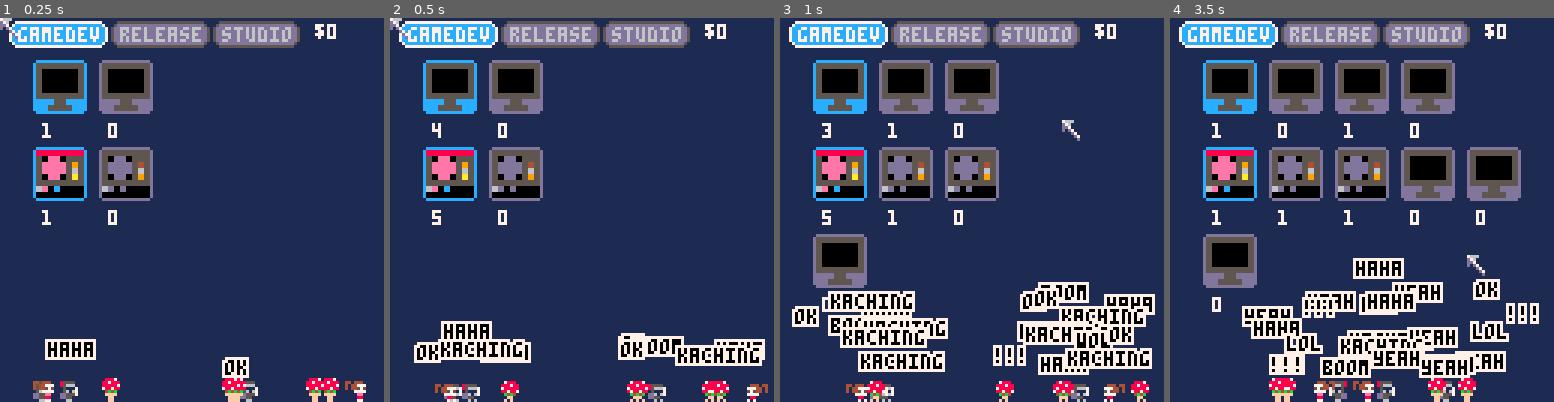
Above: before the commit, frames 1-4 (left to right).
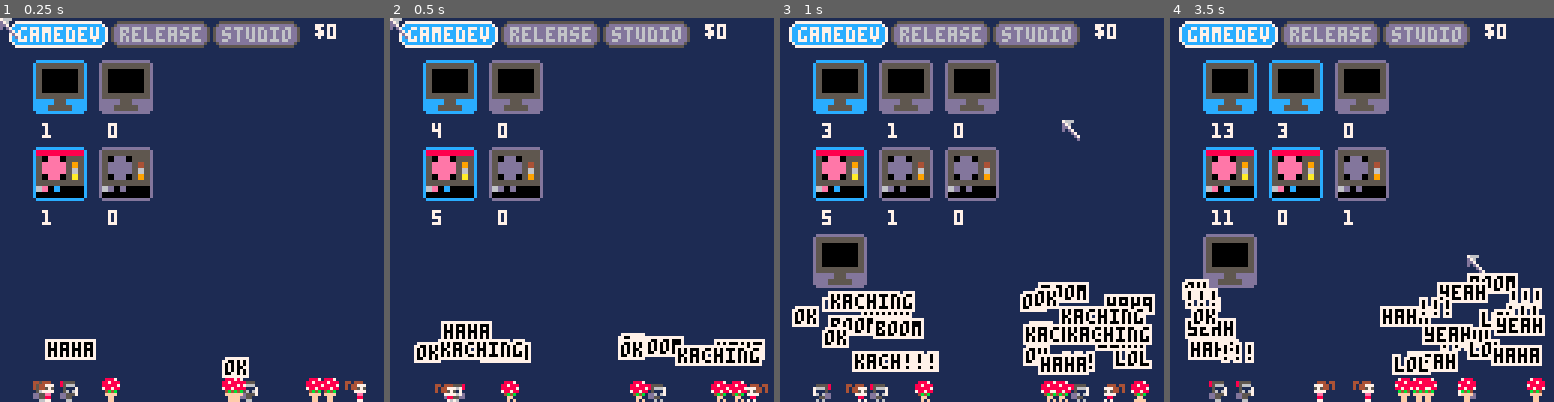
Above: after the commit, the same moments.

Repository: wesen/carts
Game: PICO-8 cartridge games/gamedevgame/gamedevgame.p8
Same seed, same stepped clock (60 frames per second), same inputs: the game is played once before the commit and once after it.
Inputs (mouse positions are in pixels of both pictures, inside the frame that each line leads up to):
- Up to frame 1 (0.25 s): no input
- Up to frame 2 (0.5 s): no input
- Up to frame 3 (1 s): click (1060, 121) at 0.67 s
- Up to frame 4 (3.5 s): click (1216, 267) at 1.22 s; click (1277, 114) at 1.77 s; click (1342, 259) at 2.32 s; click (1404, 106) at 2.87 s; click (1465, 256) at 3.42 s

Frame 1 is identical in both runs. In frame 2, 0.6% of the frame differs, in the area x 17-93%, y 94-100%; in frame 3, 5.2%; in frame 4, 25%, in the area x 3-98%, y 10-100%.

Commit message:
Add buttons to hire workers in studio tab

Diff:
--- a/games/gamedevgame/gamedevgame.p8
+++ b/games/gamedevgame/gamedevgame.p8
@@ -659,19 +659,42 @@
 function cls_tab:draw()
 end
 
-function cls_tab:update()
-end
-
 cls_money_tab=subclass(cls_tab,function(self,name)
  cls_tab._ctr(self,name)
 end)
 
 function cls_money_tab:draw()
- cls_tab.draw(self)
+ local x=15
+ local y=20
+ for i,k in pairs(glb_hire_workers) do
+  local w=82
+  local h=12
+  local is_mouse_over=glb_mouse_x>=x and glb_mouse_x<=x+w and glb_mouse_y>=y and glb_mouse_y<=y+h
+  if k:is_visible() then
+   if is_mouse_over then
+    if frame(12,2)==0 then
+     draw_rounded_rect2(x-1,y-1,w+2,5+2,13,13,7)
+    else
+     draw_rounded_rect2(x,y,w,5,13,13,7)
+    end
+    glb_dialogbox.visible=true
+    glb_dialogbox.text={{7,"hire a "..k.name}}
+    print(k.name,x+1,y,7)
+    if (glb_mouse_left_down) k:hire()
+   else
+    draw_rounded_rect2(x,y,w,5,glb_bg_col2,glb_bg_col2,7)
+    print(k.name,x+1,y,7)
+   end
+  else
+    draw_rounded_rect2(x,y,w,5,13,13,5)
+    print(k.name,x+1,y,6)
+  end
+  y+=h
+ end
 end
 
 tab_game=cls_tab.init("gamedev")
-tab_money=cls_tab.init("studio")
+tab_money=cls_money_tab.init("studio")
 tab_release=cls_tab.init("release")
 
 glb_resource_manager.tabs={tab_game,tab_release,tab_money}
@@ -968,7 +991,7 @@
 res_character=resource_cls.init("character",
  "characters",
  4,1,
- {animation=2,csharp_file=3},
+ {animation=2,csharp_file=2},
  4,
  -- spr
  16,
@@ -1059,7 +1082,7 @@
  tab_game
 )
 -- res_release.count=1
-res_release.created=true
+-- res_release.created=true
 
 -- release resources
 
@@ -1102,6 +1125,20 @@
  -- description
  "produce a twitch stream",
  "twitch stream recorded",
+ tab_release
+)
+
+res_gamer=resource_cls.init(
+ "gamer",
+ "gamers",
+ 0,1,
+ {tweet=5,youtube=5,twitch=5},
+ 3,
+ -- spr
+ 80,
+ -- description
+ "recruit a gamer",
+ "gamer recruited",
  tab_release
 )
 
@@ -1162,7 +1199,7 @@
   if v:are_dependencies_fulfilled() then
    local add_res=true
    for name,dep in pairs(v.dependencies) do
-    if glb_resource_manager.resources[name].count<max_requirements[name] then
+    if max_requirements[name]!=nil and glb_resource_manager.resources[name].count<max_requirements[name] then
      add_res=false
     end
    end
@@ -1170,7 +1207,7 @@
   end
  end
 
- if #potential_resources>0 then
+ if #potential_resources>0 and maybe(0.2) then
   res=rnd_elt(potential_resources)
  end
 
@@ -1188,7 +1225,7 @@
  cls_worker._ctr(self,duration)
  self.spr=64
  self.default_resource=res_loc
- self.auto_resources={res_func,res_csharp_file}
+ self.auto_resources={res_func,res_csharp_file,res_contract_work}
  self.tab=tab_game
 end)
 
@@ -1227,6 +1264,49 @@
  self.auto_resources={res_twitch}
  self.tab=tab_release
 end)
+
+cls_gamer=subclass(cls_worker,function(self,duration)
+ cls_worker._ctr(self,duration)
+ self.spr=80
+ self.auto_resources={}
+ self.tab=tab_release
+end)
+
+cls_hire_worker=class(function(self,name,cls,dependencies)
+ self.cls=cls
+ self.name=name
+ self.workers={}
+ self.dependencies=dependencies or {}
+end)
+
+function cls_hire_worker:hire()
+ self.cls.init(2+rnd(2))
+end
+
+function cls_hire_worker:is_visible()
+ for k,v in pairs(self.dependencies) do
+  local res=glb_resource_manager.resources[k]
+  if (not res.created or res.count<v) return false
+ end
+ return true
+end
+
+function cls_hire_worker:dismiss()
+ if #self.workers>0 then
+  local worker=self.workers[1]
+  del(self.workers,worker)
+  del(glb_resource_manager.workers,worker)
+ end
+end
+
+glb_hire_workers={
+ cls_hire_worker.init("coder",cls_coder),
+ cls_hire_worker.init("artist",cls_gfx_artist),
+ cls_hire_worker.init("game designer",cls_game_designer),
+ cls_hire_worker.init("social media manager",cls_tweeter,{release=0}),
+ cls_hire_worker.init("youtuber",cls_youtuber,{release=0}),
+ cls_hire_worker.init("twitcher",cls_twitcher,{release=0})
+}
 
 
 function _init()
--- a/games/gamedevgame/resources.lua
+++ b/games/gamedevgame/resources.lua
@@ -117,7 +117,7 @@
 res_character=resource_cls.init("character",
  "characters",
  4,1,
- {animation=2,csharp_file=3},
+ {animation=2,csharp_file=2},
  4,
  -- spr
  16,
@@ -208,7 +208,7 @@
  tab_game
 )
 -- res_release.count=1
-res_release.created=true
+-- res_release.created=true
 
 -- release resources
 
@@ -253,3 +253,17 @@
  "twitch stream recorded",
  tab_release
 )
+
+res_gamer=resource_cls.init(
+ "gamer",
+ "gamers",
+ 0,1,
+ {tweet=5,youtube=5,twitch=5},
+ 3,
+ -- spr
+ 80,
+ -- description
+ "recruit a gamer",
+ "gamer recruited",
+ tab_release
+)
--- a/games/gamedevgame/tab.lua
+++ b/games/gamedevgame/tab.lua
@@ -5,19 +5,42 @@
 function cls_tab:draw()
 end
 
-function cls_tab:update()
-end
-
 cls_money_tab=subclass(cls_tab,function(self,name)
  cls_tab._ctr(self,name)
 end)
 
 function cls_money_tab:draw()
- cls_tab.draw(self)
+ local x=15
+ local y=20
+ for i,k in pairs(glb_hire_workers) do
+  local w=82
+  local h=12
+  local is_mouse_over=glb_mouse_x>=x and glb_mouse_x<=x+w and glb_mouse_y>=y and glb_mouse_y<=y+h
+  if k:is_visible() then
+   if is_mouse_over then
+    if frame(12,2)==0 then
+     draw_rounded_rect2(x-1,y-1,w+2,5+2,13,13,7)
+    else
+     draw_rounded_rect2(x,y,w,5,13,13,7)
+    end
+    glb_dialogbox.visible=true
+    glb_dialogbox.text={{7,"hire a "..k.name}}
+    print(k.name,x+1,y,7)
+    if (glb_mouse_left_down) k:hire()
+   else
+    draw_rounded_rect2(x,y,w,5,glb_bg_col2,glb_bg_col2,7)
+    print(k.name,x+1,y,7)
+   end
+  else
+    draw_rounded_rect2(x,y,w,5,13,13,5)
+    print(k.name,x+1,y,6)
+  end
+  y+=h
+ end
 end
 
 tab_game=cls_tab.init("gamedev")
-tab_money=cls_tab.init("studio")
+tab_money=cls_money_tab.init("studio")
 tab_release=cls_tab.init("release")
 
 glb_resource_manager.tabs={tab_game,tab_release,tab_money}
--- a/games/gamedevgame/worker.lua
+++ b/games/gamedevgame/worker.lua
@@ -55,7 +55,7 @@
   if v:are_dependencies_fulfilled() then
    local add_res=true
    for name,dep in pairs(v.dependencies) do
-    if glb_resource_manager.resources[name].count<max_requirements[name] then
+    if max_requirements[name]!=nil and glb_resource_manager.resources[name].count<max_requirements[name] then
      add_res=false
     end
    end
@@ -63,7 +63,7 @@
   end
  end
 
- if #potential_resources>0 then
+ if #potential_resources>0 and maybe(0.2) then
   res=rnd_elt(potential_resources)
  end
 
@@ -81,7 +81,7 @@
  cls_worker._ctr(self,duration)
  self.spr=64
  self.default_resource=res_loc
- self.auto_resources={res_func,res_csharp_file}
+ self.auto_resources={res_func,res_csharp_file,res_contract_work}
  self.tab=tab_game
 end)
 
@@ -120,3 +120,46 @@
  self.auto_resources={res_twitch}
  self.tab=tab_release
 end)
+
+cls_gamer=subclass(cls_worker,function(self,duration)
+ cls_worker._ctr(self,duration)
+ self.spr=80
+ self.auto_resources={}
+ self.tab=tab_release
+end)
+
+cls_hire_worker=class(function(self,name,cls,dependencies)
+ self.cls=cls
+ self.name=name
+ self.workers={}
+ self.dependencies=dependencies or {}
+end)
+
+function cls_hire_worker:hire()
+ self.cls.init(2+rnd(2))
+end
+
+function cls_hire_worker:is_visible()
+ for k,v in pairs(self.dependencies) do
+  local res=glb_resource_manager.resources[k]
+  if (not res.created or res.count<v) return false
+ end
+ return true
+end
+
+function cls_hire_worker:dismiss()
+ if #self.workers>0 then
+  local worker=self.workers[1]
+  del(self.workers,worker)
+  del(glb_resource_manager.workers,worker)
+ end
+end
+
+glb_hire_workers={
+ cls_hire_worker.init("coder",cls_coder),
+ cls_hire_worker.init("artist",cls_gfx_artist),
+ cls_hire_worker.init("game designer",cls_game_designer),
+ cls_hire_worker.init("social media manager",cls_tweeter,{release=0}),
+ cls_hire_worker.init("youtuber",cls_youtuber,{release=0}),
+ cls_hire_worker.init("twitcher",cls_twitcher,{release=0})
+}
